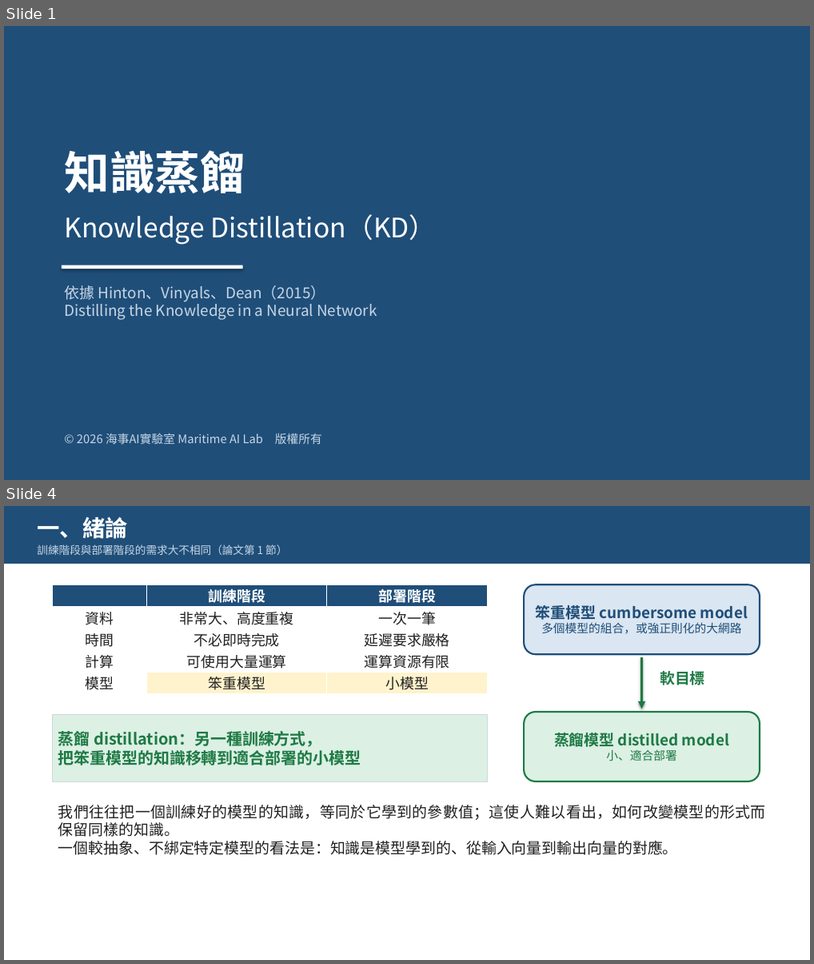
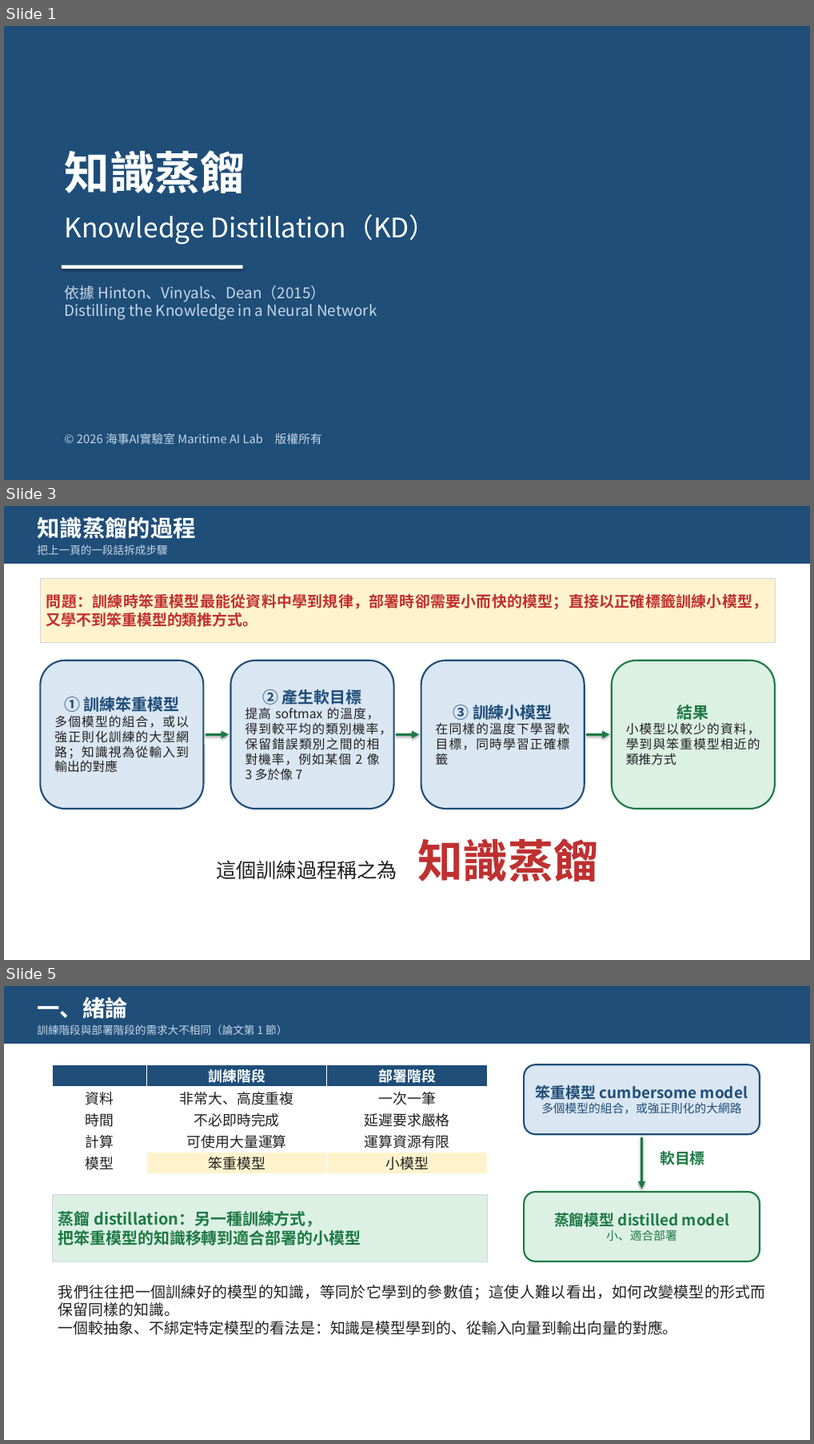
Before and after one commit to pychang-ai/115-1_DLMA, a slide deck: topics/knowledge-distillation/課外主題_知識蒸餾.pptx. Shown one above the other, each under a label of ours: slides 1 and 4 before the commit, slides 1, 3 and 5 after it; the slides between them are not shown. The pictures are 814x964 and 814x1444 pixels, drawn with LibreOffice and Linux fonts; fonts in the diff are those of the drawing. Boxes give left, top, right and bottom in pixels: in the first picture for what was removed or moved away, otherwise in the second. Text is boxed around its words. In the diff, an @@ line names an element or a change of style, - is before the commit and + after.

```diff
--- a/topics/knowledge-distillation/課外主題_知識蒸餾.pptx
+++ b/topics/knowledge-distillation/課外主題_知識蒸餾.pptx
@@ slide 3 added at box(4, 506, 810, 960), background #FFFFFF @@
@@ rectangle added at box(4, 506, 810, 564), fill #1F4E79 @@
@@ text added at box(37, 517, 195, 539), 27 pt, text #FFFFFF, bold @@
+知識蒸餾的過程
@@ text added at box(37, 544, 167, 555), 13 pt, text #C7D6E5 @@
+把上一頁的一段話拆成步驟
@@ rectangle added at box(40, 579, 775, 642), fill #FFF3CD, outline #D0D7DE 0.75 pt, 18 pt, text #C03030, bold @@
+問題：訓練時笨重模型最能從資料中學到規律，部署時卻需要小而快的模型；直接以正確標籤訓練小模型，又學不到笨重模型的類推方式。
@@ rounded rectangle added at box(40, 660, 204, 808), fill #DAE6F2, outline #1F4E79 2 pt, 15 pt, text #202020 @@
+① 訓練笨重模型
+多個模型的組合，或以強正則化訓練的大型網路；知識視為從輸入到輸出的對應
@@ rounded rectangle added at box(231, 660, 394, 808), fill #DAE6F2, outline #1F4E79 2 pt, 15 pt, text #202020 @@
+② 產生軟目標
+提高 softmax 的溫度，得到較平均的類別機率，保留錯誤類別之間的相對機率，例如某個 2 像 3 多於像 7
@@ rounded rectangle added at box(422, 660, 585, 808), fill #DAE6F2, outline #1F4E79 2 pt, 15 pt, text #202020 @@
+③ 訓練小模型
+在同樣的溫度下學習軟目標，同時學習正確標籤
@@ rounded rectangle added at box(612, 660, 775, 808), fill #DCF0E4, outline #1E7A45 2 pt, 15 pt, text #202020 @@
+結果
+小模型以較少的資料，學到與笨重模型相近的類推方式
@@ arrow added from (206, 734) to (229, 734), #1E7A45 3 pt @@
@@ arrow added from (396, 734) to (420, 734), #1E7A45 3 pt @@
@@ arrow added from (586, 734) to (610, 734), #1E7A45 3 pt @@
@@ text added at box(216, 838, 599, 882), 24 pt, text #202020 @@
+這個訓練過程稱之為 知識蒸餾
@@ what was slide 4 is now slide 5 @@
```
Also in this commit, not shown: 5 slides changed, 1 other file.
